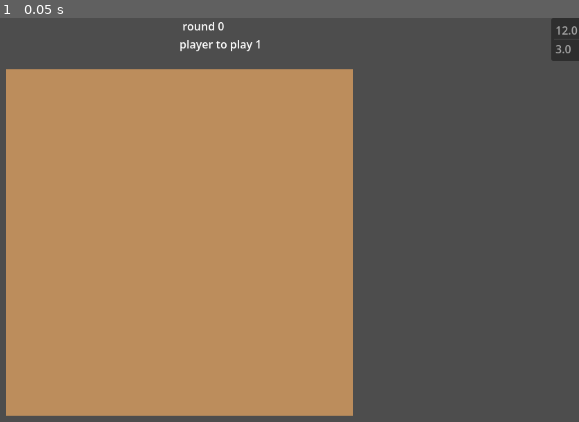
Above: before the commit, frame 1.
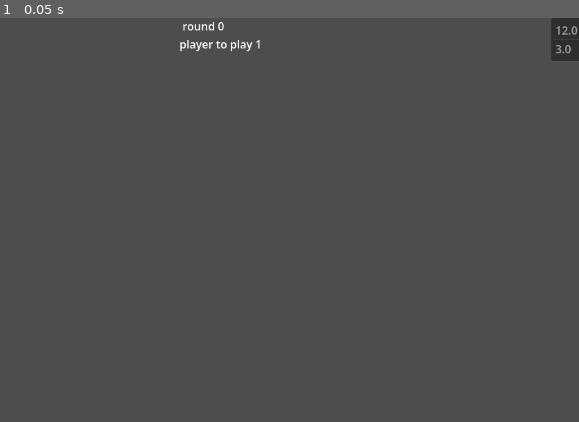
Above: after the commit, the same moment.

Repository: COLIN-MJM/Matthieu
Game: Godot game, scene res://PlaySpace.tscn
Same seed, same stepped clock (60 frames per second), same inputs: the game is played once before the commit and once after it.
Inputs:
- Up to frame 1 (0.05 s): no input

The runs differ from the first frame. In frame 1, 51% of the frame differs, in the area x 1-61%, y 12-99%.
Error after the commit: Parse Error: Value of type "Carte" cannot be assigned to a variable of type "Card". (res://CardSlot.gd:13)

Commit message:
un peu avancé, mais ou s'active "_create_instance"? Dès que j'essaie de lancer le débug, ça s'arrête car cette fonction demande des arguments qu'elle ne trouve pas

Diff:
--- a/Card.gd
+++ b/Card.gd
@@ -5,14 +5,22 @@
 var position : Vector2i
 var rotation : Vector2i
 var owner : bool
-var Activate :Callable
 
-var parameters:Dictionary[StringName, int] = {
+var rule : Rule
+
+var parameters : Dictionary[StringName, int] = {
 	&"Zoc":1,
 	&"CombatValue":1
 	}
 
+var whenToActivate : Array[GlobalCardEnum.ActivationTypes]
+var alreadyActivatedThisTurn : bool = false
 
+func _ready() -> void:
+	#_init("MyCard", Vector2i(7, 2), Vector2i.UP, true)
+	whenToActivate.append(GlobalCardEnum.ActivationTypes.OnPlacement)
+	When(GlobalCardEnum.ActivationTypes.OnMove)
+	When(GlobalCardEnum.ActivationTypes.OnPlacement)
 
 func _init(s : StringName, pos : Vector2i, rot : Vector2i, ow : bool) -> void:
 	name=s
@@ -21,5 +29,17 @@
 	owner=ow
 
 func When(source : GlobalCardEnum.ActivationTypes)->SecondaryEffect:
-	if false : return
+	if (source == null || alreadyActivatedThisTurn) : return null
+	for con in whenToActivate:
+		if (con == source) :
+			print("Corresponding condition! Let's Continue!")
+			return Activate()
+	print("Nope...")
 	return null
+
+func Activate()->SecondaryEffect:
+	alreadyActivatedThisTurn = true
+	rule.Reparse(rule.allFilters)
+	var concernedCards : Array = rule.callableFilters.call()
+	print(concernedCards)
+	return null
--- a/card_slote.gd
+++ b/CardSlot.gd
@@ -1,58 +1,63 @@
 class_name  CardSlot
 extends Node2D
 
-var haveCarte : bool =false
+var haveCard : bool = false
 var carte : CarteRenderer
-var carteData : Carte
+var cardData : Card
 var coords: Vector2i
 var combat_score : int
 @export var poly : Polygon2D
 
 func AssignCard(entrance : CarteRenderer)->void :
 	carte=entrance
-	carteData=entrance.CardEffect
-	carteData.position=coords
-	haveCarte=true
+	cardData=entrance.CardEffect
+	cardData.position=coords
+	haveCard=true
 	entrance.process_card_rotate()
 	add_child(entrance)
+
 func PlaceCard(entrance : CarteRenderer)->SecondaryEffect :
 	AssignCard(entrance)
 	if entrance.CardEffect.ActivationType== GlobalCardEnum.ActivationTypes.OnPlacement :
 		return entrance.CardEffect.Activate()
 	else :
 		return
+
 func ReceiveMovedCard(entrance : CarteRenderer)->SecondaryEffect :
 	AssignCard(entrance)
 	if entrance.CardEffect.ActivationType== GlobalCardEnum.ActivationTypes.OnMove :
 		return entrance.CardEffect.Activate()
 	else :
 		return
+
 func GiveMovedCard()->CarteRenderer:
-	haveCarte=false
+	haveCard=false
 	remove_child(carte)
 	var give : CarteRenderer = carte
 	carte = null
-	carteData = null
+	cardData = null
 	return give
+
 func RotateCard(rotationFunc : Callable)->SecondaryEffect :
-
-	rotationFunc.call(carteData)
+	rotationFunc.call(cardData)
 	carte.process_card_rotate()
-	if carteData.ActivationType ==GlobalCardEnum.ActivationTypes.OnRotate :
-		return carteData.Activate()
+	if cardData.ActivationType ==GlobalCardEnum.ActivationTypes.OnRotate :
+		return cardData.Activate()
 	else :
 		return
+
 func ActivateCard()->SecondaryEffect:
-	if carteData.ActivationType ==GlobalCardEnum.ActivationTypes.OnRotate :
+	if cardData.ActivationType ==GlobalCardEnum.ActivationTypes.OnRotate :
 		carte.process_card_rotate()
-	return carteData.Activate()
+	return cardData.Activate()
+
 func KillCard()->SecondaryEffect :
 	var playspace =get_node("/root/Node2D") as PlaySpace
-	var card_owner :Player =(playspace.player_manager.players[carteData.owner] as Player)
-	card_owner.main.allCarteState[carteData.cardNumber]=La_Main.CarteState.IN_CEMETARY
-	card_owner.main.carteCemetary.get_or_add(carteData.cardNumber,card_owner.main.deathCD)
-	haveCarte=false
+	var card_owner :Player =(playspace.player_manager.players[cardData.owner] as Player)
+	card_owner.main.allCarteState[cardData.cardNumber]=La_Main.CarteState.IN_CEMETARY
+	card_owner.main.carteCemetary.get_or_add(cardData.cardNumber,card_owner.main.deathCD)
+	haveCard=false
 	carte.free()
 	carte=null
-	carteData=null
+	cardData=null
 	return null
--- a/CardSlote.tscn
+++ b/CardSlote.tscn
@@ -1,6 +1,6 @@
 [gd_scene format=3 uid="uid://cst0j5nt5ha8a"]
 
-[ext_resource type="Script" uid="uid://b3trvewnpeu2u" path="res://card_slote.gd" id="1_3cehr"]
+[ext_resource type="Script" uid="uid://b3trvewnpeu2u" path="res://CardSlot.gd" id="1_3cehr"]
 
 [node name="Node2D" type="Node2D" unique_id=1506127502 node_paths=PackedStringArray("poly")]
 script = ExtResource("1_3cehr")
@@ -8,6 +8,36 @@
 
 [node name="Polygon2D" type="Polygon2D" parent="." unique_id=1689773622]
 z_index = -3
-color = Color(0.7398489, 0.5557035, 0.36406437, 1)
-polygon = PackedVector2Array(-1.5258789e-05, 0, 100, 0, 100.00003, 100.000015, 0, 100)
+color = Color(0.89819384, 0.7484425, 0.5987582, 1)
+polygon = PackedVector2Array(-1.5258789e-05, 0, 100, 0, 100.00003, 100.000015, 0, 100, -7.6293945e-06, 46.037903)
 uv = PackedVector2Array(-7, 4, 262, 1, 272, 128, -2, 146)
+
+[node name="Node" type="Node2D" parent="." unique_id=1079998771]
+
+[node name="Polygon2D2" type="Polygon2D" parent="Node" unique_id=61015568]
+position = Vector2(70, 0)
+scale = Vector2(0.3, 1)
+color = Color(0, 0, 0, 1)
+polygon = PackedVector2Array(100, 0, 100, 100, 87, 100, 87.000015, 50, 87, 0)
+
+[node name="Polygon2D3" type="Polygon2D" parent="Node" unique_id=986431702]
+position = Vector2(-26, 0)
+scale = Vector2(0.3, 1)
+color = Color(0, 0, 0, 1)
+polygon = PackedVector2Array(100, 0, 100, 100, 87, 100, 87.000015, 50, 87, 0)
+
+[node name="Node2" type="Node2D" parent="." unique_id=2029690804]
+position = Vector2(100, 0)
+rotation = 1.5707964
+
+[node name="Polygon2D2" type="Polygon2D" parent="Node2" unique_id=574350170]
+position = Vector2(70, 0)
+scale = Vector2(0.3, 1)
+color = Color(0, 0, 0, 1)
+polygon = PackedVector2Array(100, 0, 100, 100, 87, 100, 87.000015, 50, 87, 0)
+
+[node name="Polygon2D3" type="Polygon2D" parent="Node2" unique_id=783835374]
+position = Vector2(-26, 0)
+scale = Vector2(0.3, 1)
+color = Color(0, 0, 0, 1)
+polygon = PackedVector2Array(100, 0, 100, 100, 87, 100, 87.000015, 50, 87, 0)
--- a/CarteInstance.tscn
+++ b/CarteInstance.tscn
@@ -1,15 +1,11 @@
 [gd_scene format=3 uid="uid://cqhllnaq53hyr"]
 
-[ext_resource type="Script" uid="uid://c4ws3hf8em16v" path="res://Carte/scripts/CarteRenderer.gd" id="1_8sjrd"]
+[ext_resource type="Script" uid="uid://58ojlxda4eo0" path="res://Card.gd" id="1_h4qqw"]
 [ext_resource type="Texture2D" uid="uid://w1hfa7fprxqj" path="res://Contour_Placeholder.svg" id="2_8sjrd"]
 [ext_resource type="Texture2D" uid="uid://djqq6bxlxabw8" path="res://Carte/Carte_Dir_For_Instance/Carte_Inté_3svg.svg" id="2_h4qqw"]
 
-[node name="CarteIntance" type="Node2D" unique_id=1507316123 node_paths=PackedStringArray("arrow", "spriteMain", "playerColor", "teamColor")]
-script = ExtResource("1_8sjrd")
-arrow = NodePath("Polygon2D/DirectionIndactor")
-spriteMain = NodePath("Polygon2D")
-playerColor = NodePath("Polygon2D/Polygon2D3")
-teamColor = NodePath("Polygon2D/Polygon2D2")
+[node name="CarteInstance" type="Node2D" unique_id=1507316123]
+script = ExtResource("1_h4qqw")
 
 [node name="Polygon2D" type="Sprite2D" parent="." unique_id=346156981]
 texture = ExtResource("2_h4qqw")
--- /dev/null
+++ b/Rule.tscn
@@ -0,0 +1,6 @@
+[gd_scene format=3 uid="uid://de33k2rcmluat"]
+
+[ext_resource type="Script" uid="uid://dcieys7jktyni" path="res://rule.gd" id="1_i6k72"]
+
+[node name="RuleNode" type="Node" unique_id=1378387580]
+script = ExtResource("1_i6k72")
--- a/play_space.gd
+++ b/play_space.gd
@@ -9,8 +9,8 @@
 var TlMidBr : PackedVector2Array
 @onready var carteSlot : PackedScene =$".".get_meta("CarteSlot")
 
-
-var  scaler : Vector2
+var scaler : Vector2
+var _midpoint : Vector2
 
 var sideEffectHandler : SideEffectHandler = SideEffectHandler.new(self)
 
@@ -21,9 +21,6 @@
 	createGrid()
 	player_manager.createplayer_sceneS(nbr_of_player)
 
-
-
-
 func createGrid()->void:
 	board=Node2D.new()
 	add_child(board)
@@ -31,20 +28,19 @@
 	for y in dimensions.y :
 		for x in dimensions.x :
 			var instance : CardSlot = carteSlot.instantiate()
-			instance.position =board.position+ Vector2(slotSize.x *x,slotSize.y * y )
-			instance.coords=Vector2i(x,y)
-			allSlots[Vector2i(x,y)]= instance
-			instance.poly.scale=scaler
+			instance.position = board.position + Vector2(slotSize.x * x,slotSize.y * y )
+			instance.coords = Vector2i(x,y)
+			allSlots[Vector2i(x,y)] = instance
+			instance.poly.scale = scaler
 			board.add_child(instance)
 	get_window().size_changed.connect(centerPlayspace)
-	_midpoint=Vector2(dimensions.x*slotSize.x,dimensions.y*slotSize.y)/2
+	_midpoint = Vector2(dimensions.x*slotSize.x,dimensions.y*slotSize.y)/2
+	centerPlayspace()
 
-	centerPlayspace()
-var _midpoint : Vector2
 func centerPlayspace()->void :
 	var center :Vector2 = get_window().size/2
-	board.position=center-_midpoint
-	TlMidBr=PackedVector2Array([center-_midpoint,center,center+_midpoint])
+	board.position = center - _midpoint
+	TlMidBr=PackedVector2Array([center - _midpoint, center, center + _midpoint])
 
 func Resolve_AttacksAndDefend()->void :
 	var slotWithCard = allSlots.values().filter(
--- /dev/null
+++ b/rule.gd
@@ -0,0 +1,15 @@
+class_name Rule
+extends Node
+
+var bindedCard : Card
+var allFilters : Array
+var actions : Array
+
+var callableFilters : Callable
+var callableActions : Callable
+
+func _ready() -> void:
+	Reparse(allFilters)
+
+func Reparse(f:Array) -> void:
+	callableFilters = Parser.Parse(f)
--- a/tools/ActionsBank.gd
+++ b/tools/ActionsBank.gd
@@ -19,8 +19,6 @@
 	return target.When(GlobalCardEnum.ActivationTypes.OnBuff)
 
 #endregion
-
-
 
 #region Actions Multi-Cibles
 
--- a/tools/FilterBank.gd
+++ b/tools/FilterBank.gd
@@ -1,6 +1,7 @@
-@tool
+#@tool
 class_name FilterBank
-extends EditorScript
+#extends EditorScript
+extends Object
 
 #region ConstArrays
 
@@ -96,9 +97,6 @@
 #endregion
 #endregion
 
-class Rules:
-	var Action : Callable
-
 class evaluator :
 	static func evaluate(filter:Array[Callable],i:Array[Variant])-> Array[Variant] :
 		for f in filter :
--- a/tools/Parser/parser.gd
+++ b/tools/Parser/parser.gd
@@ -1,9 +1,12 @@
-@tool
+#@tool
 class_name Parser
-extends EditorScript
+#extends EditorScript
+extends Object
 
-@export var map : Dictionary[StringName,filter_struct]
-var non_finite_while_limits = 25
+static var map : Dictionary[StringName,filter_struct]
+static var non_finite_while_limits = 25
+
+static var fBank : FilterBank = FilterBank.new()
 
 #alors plusieur point sur le formatage :
 ## ouais c'est des string et pas de des enum donc douleur
@@ -33,38 +36,39 @@
 		&"sequence_end",
 	&"sequence_end"]
 
-var fBank : FilterBank
+func _run() -> void:
+	Parse(inputs)
 
-func _run() -> void:
-	fBank=FilterBank.new()
-	non_finite_while_limits= inputs.size()
+static func Parse(inputsToInterpret:Array) -> Callable:
+	non_finite_while_limits = inputsToInterpret.size()
 	for i in fBank.statics:
 		if i  == &"sequence_end" or i  ==&"array_block" : continue
 		map.get_or_add(i,filter_struct.new(fBank,null,i))
-	interpreter()
+	var result = interpreter(inputsToInterpret)
 	map.clear()
+	return result
 
-func interpreter():
+static func interpreter(inputsToInterpret:Array)->Callable:
 	var final_callable : Callable = FilterBank.evaluator.evaluate
 	var call_array : Array[Callable]=[]
 	var current_block : filter_struct =null
 	var i :int = 0
-	while i <=inputs.size()-1:
+	while i <=inputsToInterpret.size()-1:
 		print("big I is ",i)
 		if current_block !=null :
-			var x: bind_return= bind_to_callable(current_block,i,0)
+			var x: bind_return= bind_to_callable(inputsToInterpret, current_block,i,0)
 			call_array.append(x.callable)
 			current_block = null
 			i=x.next_i
 			i+=1
 			continue
-		if fBank.statics.has(inputs[i]) :
-			if inputs[i] =="sequence_end" or inputs[i] =="array_block":
+		if fBank.statics.has(inputsToInterpret[i]) :
+			if inputsToInterpret[i] =="sequence_end" or inputsToInterpret[i] =="array_block":
 				print("sequence_end or array_block  encounter,skipping iteration")
 				i+=1
 				continue
-			current_block=map[inputs[i]]
-			print("current block is ",current_block.methode as String," and should be ",inputs[i])
+			current_block=map[inputsToInterpret[i]]
+			print("current block is ",current_block.methode as String," and should be ",inputsToInterpret[i])
 			i+=1
 			continue
 	print("\n","---AND THE FINAL RESULT IS ---","\n")
@@ -80,17 +84,18 @@
 	for y in result:
 		test.append(y.name)
 	print(test)
+	return final_callable
 
-func bind_to_callable(x:filter_struct,i:int,iter : int)->bind_return:
+static func bind_to_callable(inputsToInterpret:Array, x:filter_struct, i:int, iter : int)->bind_return:
 	print(x.callable.get_method())
 	var returned: Callable=x.callable
 	var y:int =i
 	var next_i :int
 	var array:Array=[]
 	var in_array_block:bool = false
-	print("i is : ",i," and thus is : ",inputs[i])
-	for panic in range(inputs.size()):
-		var item = inputs[y]
+	print("i is : ",i," and thus is : ",inputsToInterpret[i])
+	for panic in range(inputsToInterpret.size()):
+		var item = inputsToInterpret[y]
 		if item is StringName and fBank.statics.has(item) :
 			if item==&"sequence_end" :break
 			if item==&"array_block" :
@@ -99,12 +104,12 @@
 				y+=1
 				next_i=y
 				continue
-			var result = bind_to_callable(map[item],y+1,iter+1)
+			var result = bind_to_callable(inputsToInterpret, map[item],y+1,iter+1)
 			y=result.next_i
 			item=result.callable
-		assert(y-i<non_finite_while_limits,"sequence_end not encountered , inputs may be badly formated")
+		assert(y-i<non_finite_while_limits,"sequence_end not encountered , inputsToInterpret may be badly formated")
 		print("recursive iter : ",iter," while iter : ",y-i)
-		print("next item is ",inputs[y+1])
+		print("next item is ",inputsToInterpret[y+1])
 
 		if in_array_block:
 			print("appended ", item)
Renamed: card_slote.gd.uid -> CardSlot.gd.uid
Binary file added: CardSlot_Placeholder.png
Not shown, added: CardSlot_Placeholder.png.import
Not shown, added: rule.gd.uid
